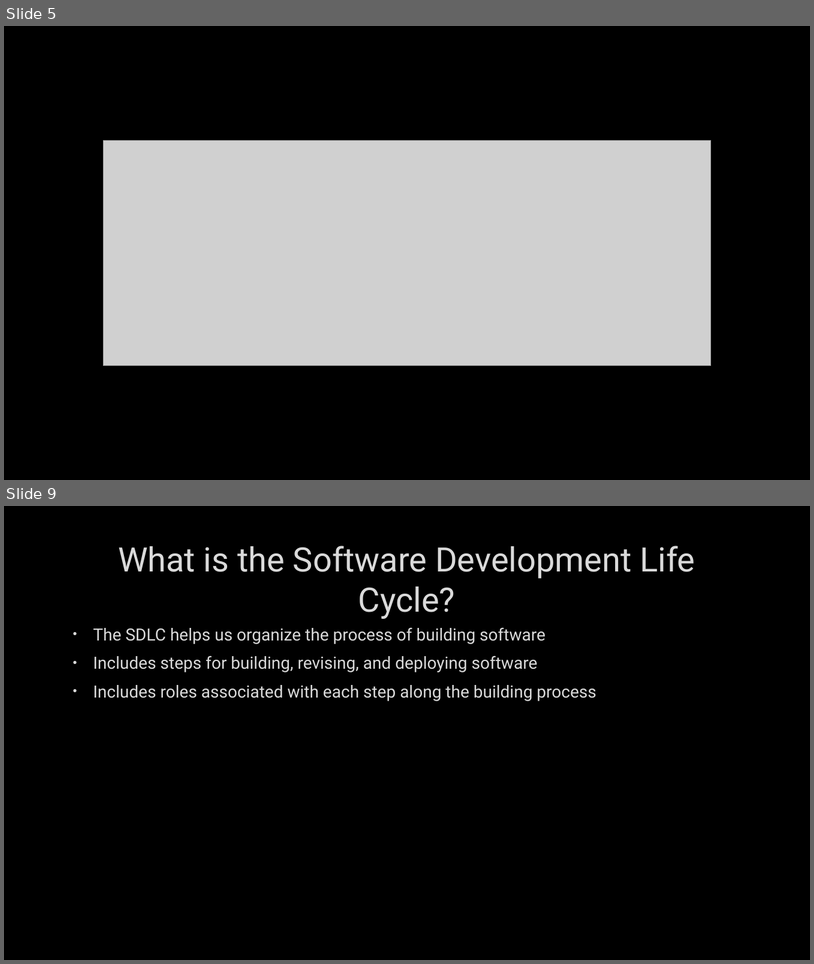
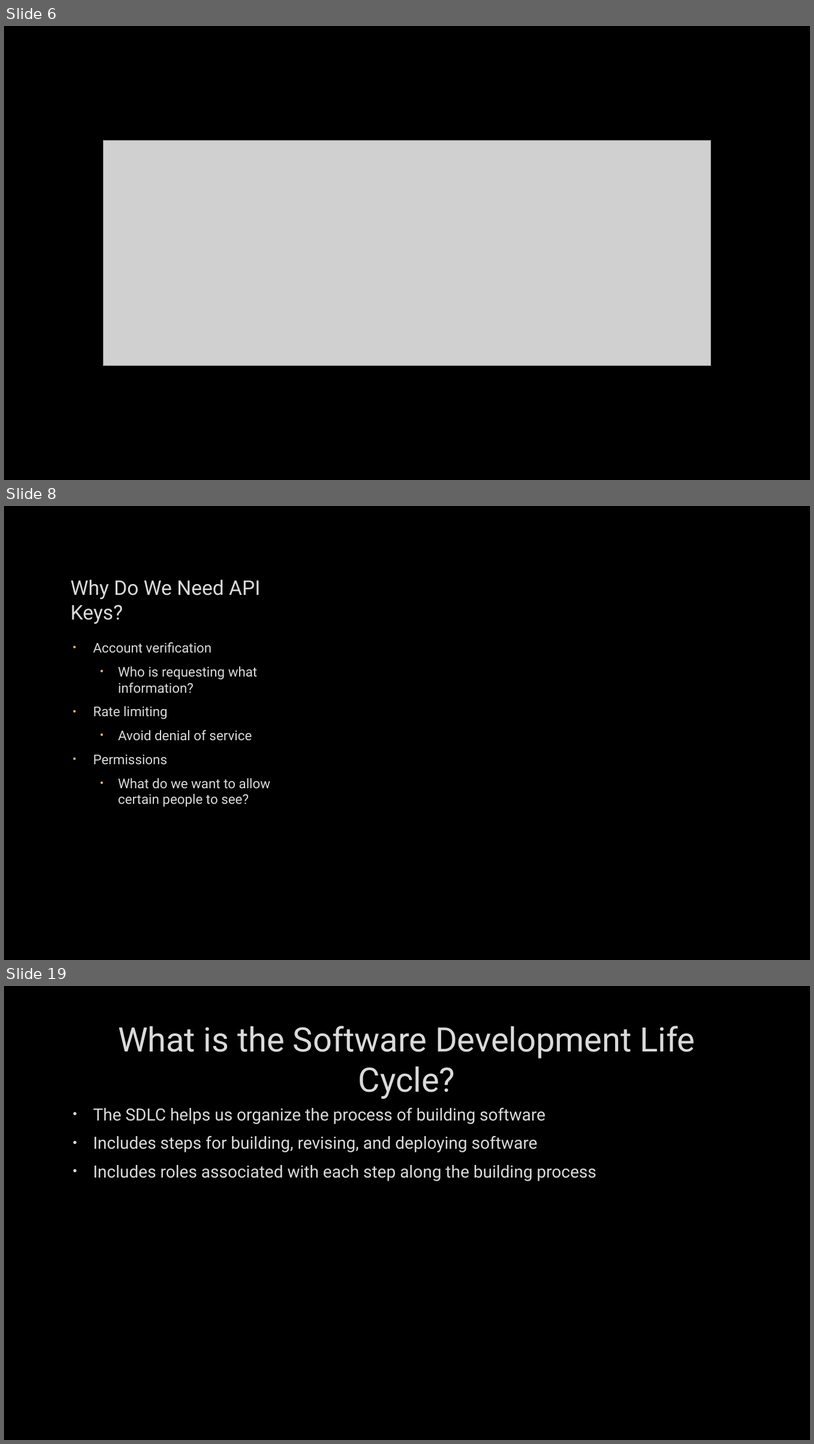
Before and after one commit to hexa-decim8/ISBPM, a slide deck: Class_Materials/Week_2/Day_3/ISBPM w2d3.pptx. Shown one above the other, each under a label of ours: slides 5 and 9 before the commit, slides 6, 8 and 19 after it; the slides between them are not shown. The pictures are 814x964 and 814x1444 pixels, drawn with LibreOffice and Linux fonts; fonts in the diff are those of the drawing; grey boxes stand for pictures; background and template pictures are left out. Boxes give left, top, right and bottom in pixels: in the first picture for what was removed or moved away, otherwise in the second. Text is boxed around its words. In the diff, an @@ line names an element or a change of style, - is before the commit and + after.

```diff
--- a/Class_Materials/Week_2/Day_3/ISBPM w2d3.pptx
+++ b/Class_Materials/Week_2/Day_3/ISBPM w2d3.pptx
@@ slide 8 added at (x1=4, y1=506, x2=810, y2=960), background picture (left out) @@
@@ freeform shape added at (x1=47, y1=546, x2=318, y2=918), fill #000000 @@
@@ title added at (x1=71, y1=579, x2=260, y2=624), 24 pt, text #DADADA @@
+Why Do We Need API Keys?
@@ text added at (x1=93, y1=642, x2=271, y2=807), 16 pt, text #DADADA @@
+• Account verification
+  • Who is requesting what information?
+• Rate limiting
+  • Avoid denial of service
+• Permissions
+  • What do we want to allow certain people to see?
@@ what was slide 5 is now slide 6 @@
@@ what was slide 9 is now slide 19 @@
```
Also in this commit, not shown: 3 slides changed, 9 other slides added, 1 other file.
